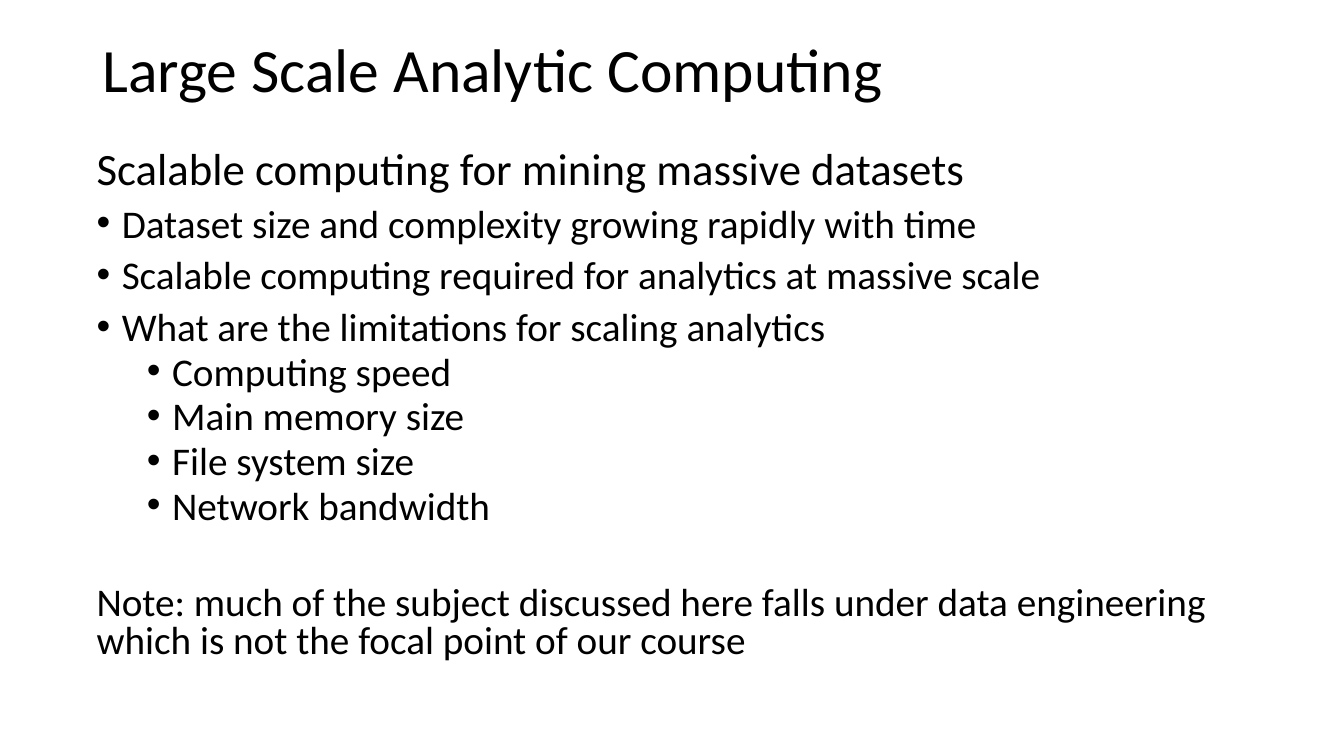
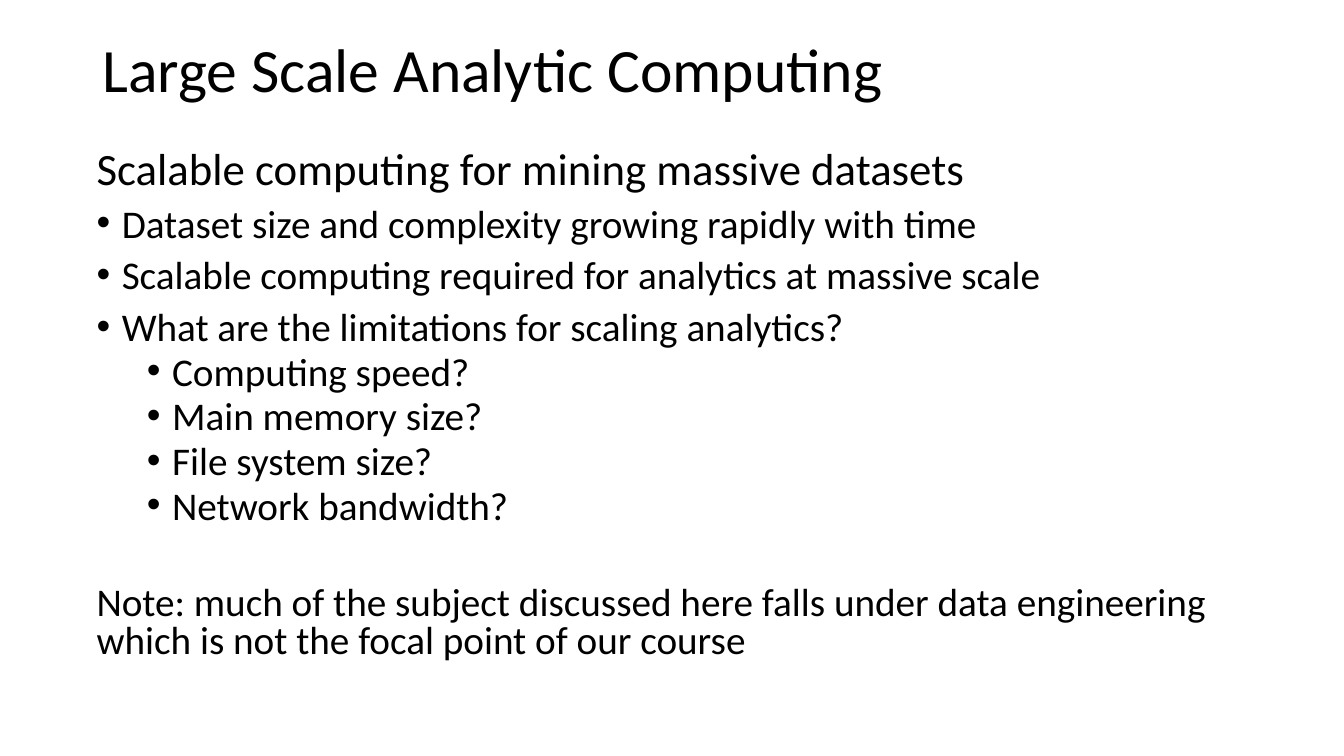
Before and after one commit to StephenElston/CSCI-E-108, a slide deck: slide 6 of slides/2_BigDataComputing.pptx. Drawn at 1344x756 pixels with LibreOffice and Linux fonts; fonts in the diff are those of the drawing. Boxes give left, top, right and bottom in pixels: in the first picture for what was removed or moved away, otherwise in the second. Text is boxed around its words. In the diff, an @@ line names an element or a change of style, - is before the commit and + after.

```diff
--- a/slides/2_BigDataComputing.pptx
+++ b/slides/2_BigDataComputing.pptx
@@ text at bbox=[122, 313, 844, 521]: text changed @@
-• What are the limitations for scaling analytics
-  • Computing speed
-  • Main memory size
-  • File system size
-  • Network bandwidth
+• What are the limitations for scaling analytics?
+  • Computing speed?
+  • Main memory size?
+  • File system size?
+  • Network bandwidth?
```
Also in this commit, not shown: 4 other slides changed.
